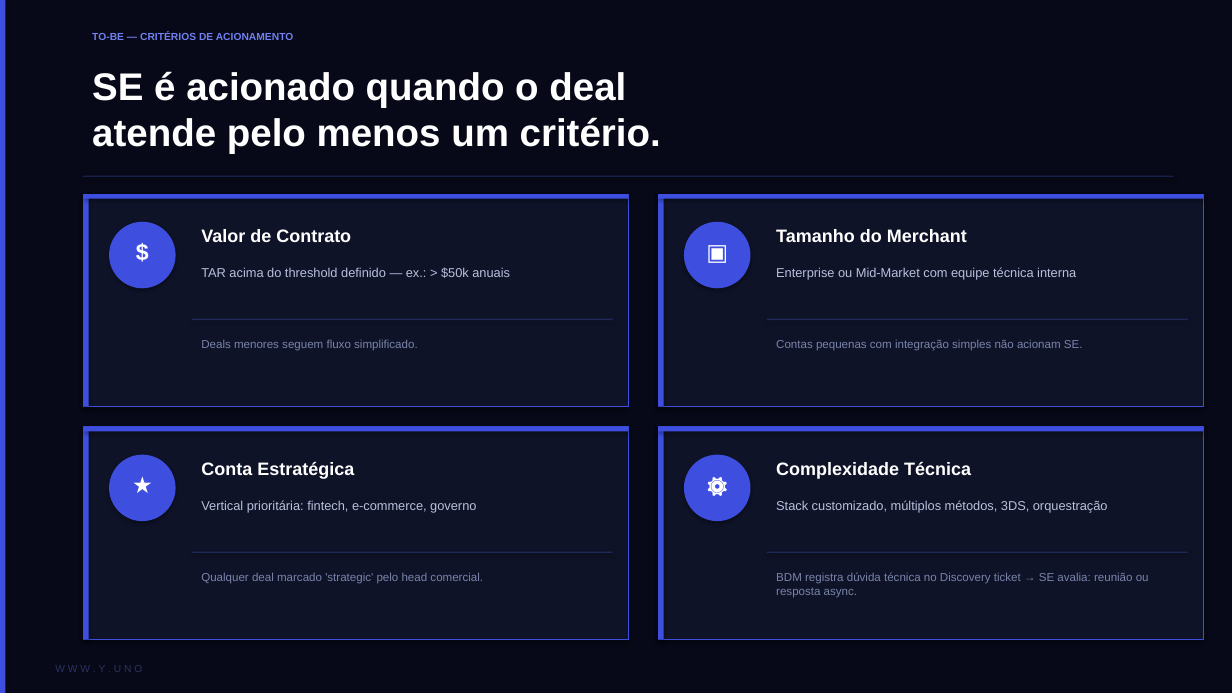
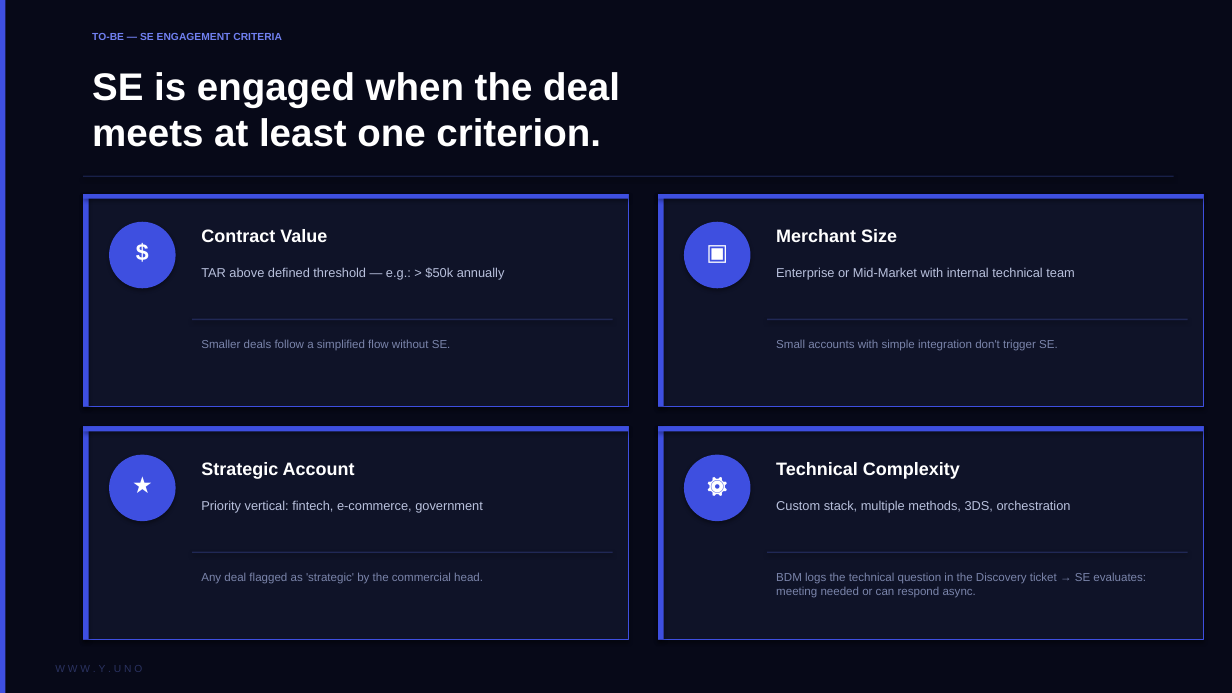
Before and after one commit to andyarapedrosa/yuno-sdk-demos, a slide deck: slide 7 of SE_Process_AsIs_ToBe.pptx. Drawn at 1232x693 pixels with LibreOffice and Linux fonts; fonts in the diff are those of the drawing. Boxes give left, top, right and bottom in pixels: in the first picture for what was removed or moved away, otherwise in the second. Text is boxed around its words. In the diff, an @@ line names an element or a change of style, - is before the commit and + after.

```diff
--- a/SE_Process_AsIs_ToBe.pptx
+++ b/SE_Process_AsIs_ToBe.pptx
@@ text at [92, 33, 282, 40]: text changed @@
-TO-BE — CRITÉRIOS DE ACIONAMENTO
+TO-BE — SE ENGAGEMENT CRITERIA
@@ text at [92, 72, 620, 147]: text changed @@
-SE é acionado quando o deal
-atende pelo menos um critério.
+SE is engaged when the deal
+meets at least one criterion.
@@ text at [201, 229, 327, 242]: text changed @@
-Valor de Contrato
+Contract Value
@@ text at [776, 229, 897, 242]: text changed @@
-Tamanho do Merchant
+Merchant Size
@@ text at [201, 267, 505, 280]: text changed @@
-TAR acima do threshold definido — ex.: > $50k anuais
+TAR above defined threshold — e.g.: > $50k annually
@@ text at [776, 267, 1075, 280]: text changed @@
-Enterprise ou Mid-Market com equipe técnica interna
+Enterprise or Mid-Market with internal technical team
@@ text at [201, 339, 451, 350]: text changed @@
-Deals menores seguem fluxo simplificado.
+Smaller deals follow a simplified flow without SE.
@@ text at [776, 339, 1058, 351]: text changed @@
-Contas pequenas com integração simples não acionam SE.
+Small accounts with simple integration don't trigger SE.
@@ text at [201, 462, 355, 479]: text changed @@
-Conta Estratégica
+Strategic Account
@@ text at [776, 462, 960, 479]: text changed @@
-Complexidade Técnica
+Technical Complexity
@@ text at [201, 500, 483, 513]: text changed @@
-Vertical prioritária: fintech, e-commerce, governo
+Priority vertical: fintech, e-commerce, government
@@ text at [776, 500, 1071, 513]: text changed @@
-Stack customizado, múltiplos métodos, 3DS, orquestração
+Custom stack, multiple methods, 3DS, orchestration
@@ text at [201, 572, 483, 584]: text changed @@
-Qualquer deal marcado 'strategic' pelo head comercial.
+Any deal flagged as 'strategic' by the commercial head.
@@ text at [776, 572, 1146, 598]: text changed @@
-BDM registra dúvida técnica no Discovery ticket → SE avalia: reunião ou resposta async.
+BDM logs the technical question in the Discovery ticket → SE evaluates: meeting needed or can respond async.
```
Also in this commit, not shown: 11 other slides changed.
